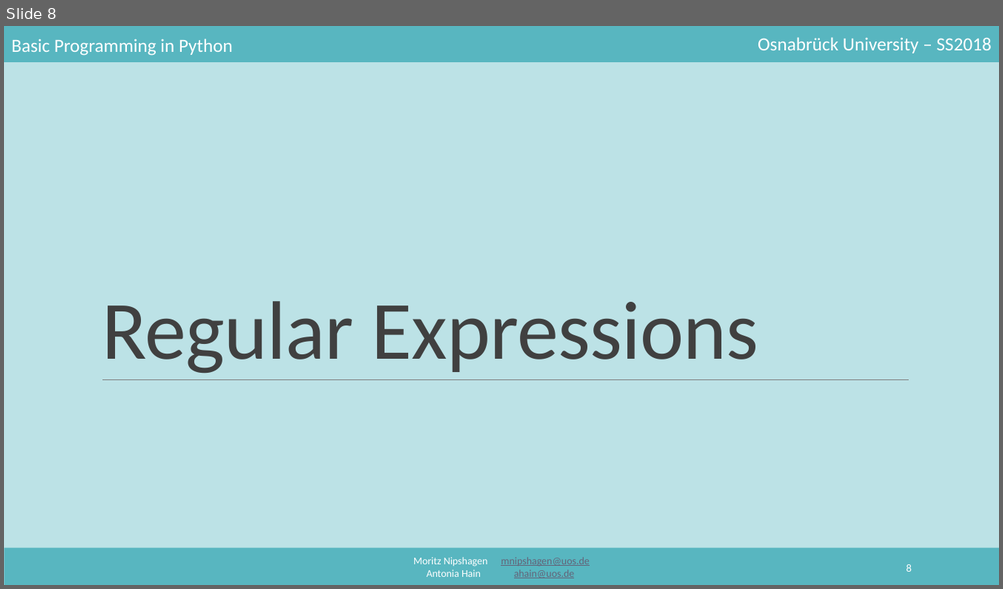
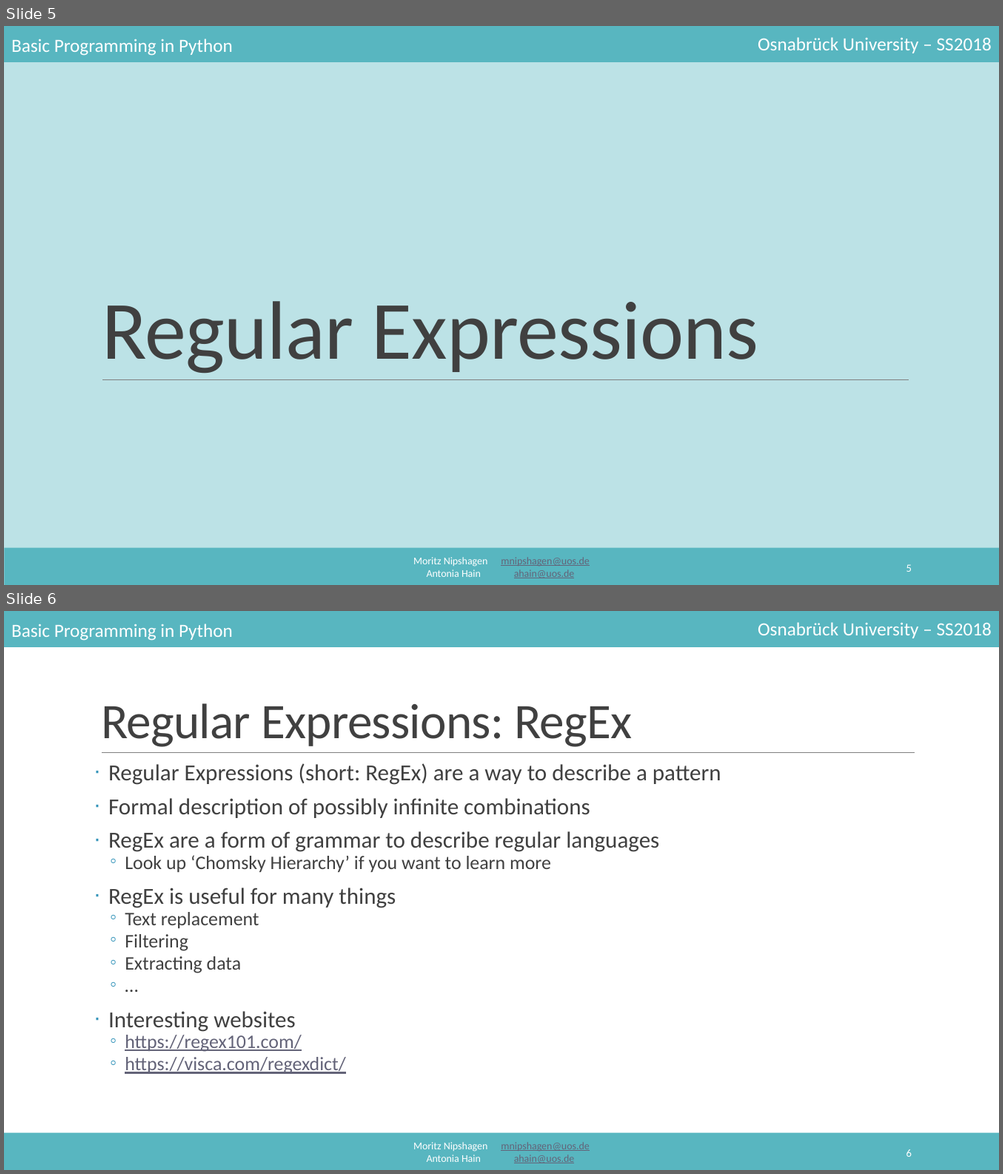
Before and after one commit to mnipshagen/monty, a slide deck: 2018/05/05_Strings_and_Regex.pptx. Shown one above the other, each under a label of ours: slide 8 before the commit, slides 5 and 6 after it. The pictures are 1003x589 and 1003x1174 pixels, drawn with LibreOffice and Linux fonts; fonts in the diff are those of the drawing. Boxes give left, top, right and bottom in pixels: in the first picture for what was removed or moved away, otherwise in the second. Text is boxed around its words. In the diff, an @@ line names an element or a change of style, - is before the commit and + after.

```diff
--- a/2018/05/05_Strings_and_Regex.pptx
+++ b/2018/05/05_Strings_and_Regex.pptx
@@ slide 6 added at [4, 611, 999, 1170], background #FFFFFF; not listed: 5 template elements that a slide beside it also shows @@
@@ title added at [101, 703, 632, 747], 48 pt, text #404040 @@
+Regular Expressions: RegEx
@@ line added from (102, 753) to (915, 753), #808080 0.5 pt @@
@@ text added at [108, 763, 721, 1074], 22.2 pt, text #404040 @@
+· Regular Expressions (short: RegEx) are a way to describe a pattern
+· Formal description of possibly infinite combinations
+· RegEx are a form of grammar to describe regular languages
+  ◦ Look up ‘Chomsky Hierarchy’ if you want to learn more
+· RegEx is useful for many things
+  ◦ Text replacement
+  ◦ Filtering
+  ◦ Extracting data
+  ◦ …
+· Interesting websites
+  ◦ https://regex101.com/
+  ◦ https://visca.com/regexdict/
@@ page number added at [906, 1150, 911, 1157], 10.5 pt, text #FFFFFF @@
+6
@@ what was slide 8 is now slide 5 @@
@@ page number at [906, 565, 911, 572]: text changed @@
-8
+5
```
Also in this commit, not shown: 2 slides changed, 14 other slides added, 2 slides removed, 1 other file.
